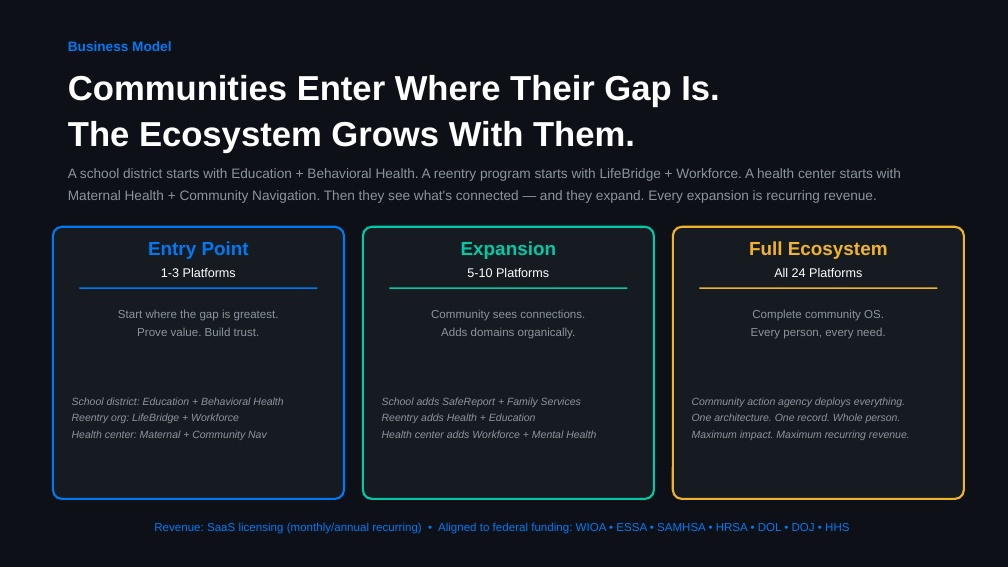
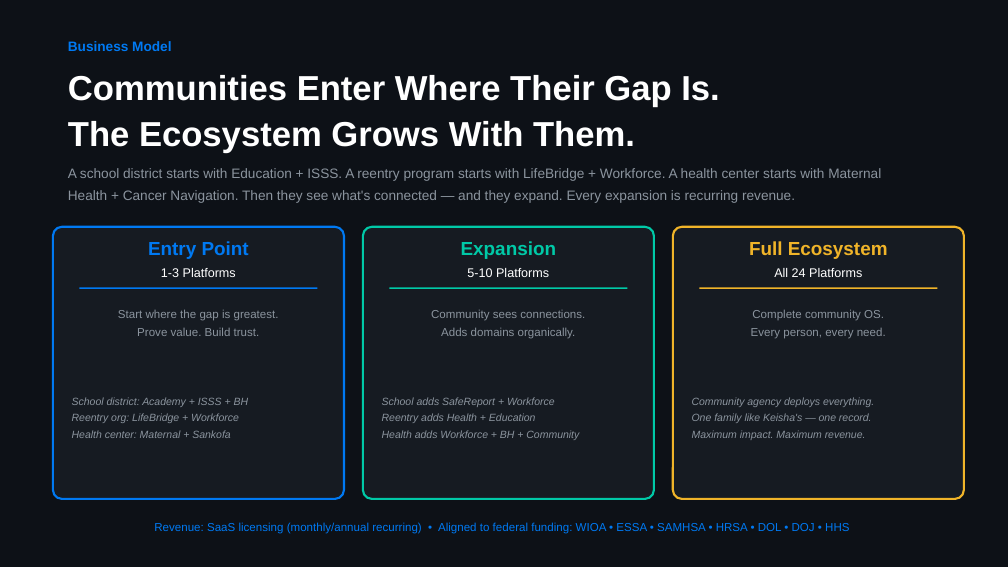
Before and after one commit to mrterryflood-ui/Thriveup, a slide deck: slide 8 of docs/pitches/ThriveUp-The-Pitch-by-Deel-2026.pptx. Drawn at 1008x567 pixels with LibreOffice and Linux fonts; fonts in the diff are those of the drawing. Boxes give left, top, right and bottom in pixels: in the first picture for what was removed or moved away, otherwise in the second. Text is boxed around its words. In the diff, an @@ line names an element or a change of style, - is before the commit and + after.

```diff
--- a/docs/pitches/ThriveUp-The-Pitch-by-Deel-2026.pptx
+++ b/docs/pitches/ThriveUp-The-Pitch-by-Deel-2026.pptx
@@ text at bbox=[68, 168, 881, 203]: text changed @@
-A school district starts with Education + Behavioral Health. A reentry program starts with LifeBridge + Workforce. A health center starts with Maternal Health + Community Navigation. Then they see what's connected — and they expand. Every expansion is recurring revenue.
+A school district starts with Education + ISSS. A reentry program starts with LifeBridge + Workforce. A health center starts with Maternal Health + Cancer Navigation. Then they see what's connected — and they expand. Every expansion is recurring revenue.
@@ text at bbox=[72, 397, 249, 407]: text changed @@
-School district: Education + Behavioral Health
+School district: Academy + ISSS + BH
@@ text at bbox=[382, 397, 555, 407]: text changed @@
-School adds SafeReport + Family Services
+School adds SafeReport + Workforce
@@ text at bbox=[692, 397, 874, 440]: text changed @@
-Community action agency deploys everything.
-One architecture. One record. Whole person.
-Maximum impact. Maximum recurring revenue.
+Community agency deploys everything.
+One family like Keisha's — one record.
+Maximum impact. Maximum revenue.
@@ text at bbox=[72, 430, 230, 438]: text changed @@
-Health center: Maternal + Community Nav
+Health center: Maternal + Sankofa
@@ text at bbox=[382, 430, 579, 440]: text changed @@
-Health center adds Workforce + Mental Health
+Health adds Workforce + BH + Community
```
Also in this commit, not shown: 4 other slides changed, 1 slide added, 1 slide removed, 3 other files.
